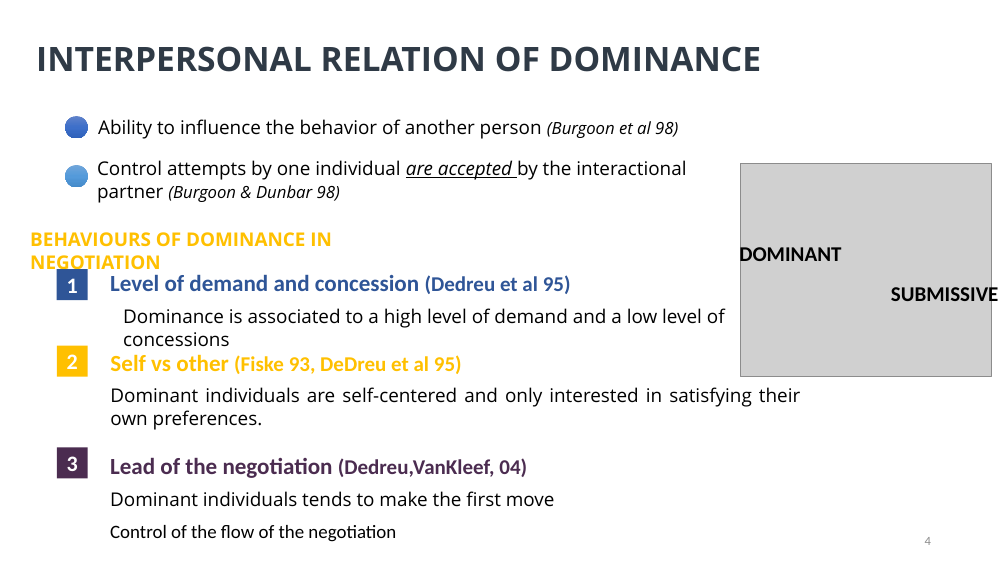
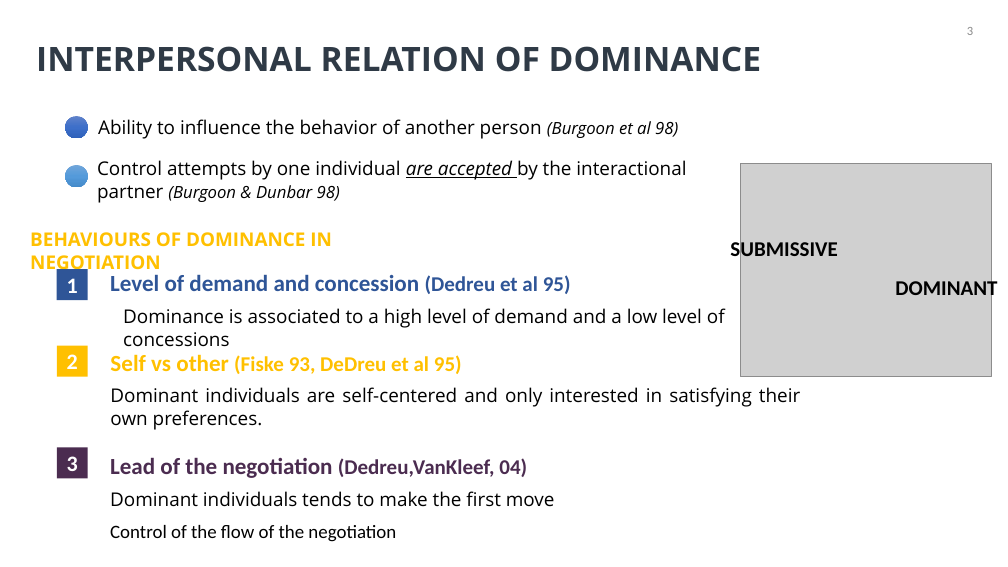
Before and after one commit to Olydia/Discolog, a slide deck: slide 3 of papers/Presentations/intellisys/intellysis.pptx (slide 4 before the commit). Drawn at 1008x567 pixels with LibreOffice and Linux fonts; fonts in the diff are those of the drawing; grey boxes stand for pictures. Boxes give left, top, right and bottom in pixels: in the first picture for what was removed or moved away, otherwise in the second. Text is boxed around its words. In the diff, an @@ line names an element or a change of style, - is before the commit and + after.

```diff
--- a/papers/Presentations/intellisys/intellysis.pptx
+++ b/papers/Presentations/intellisys/intellysis.pptx
@@ page number added at (967,27,973,35), 12 pt, text #8C8C8C @@
+3
@@ text "SUBMISSIVE": place and size @@
-text "SUBMISSIVE" at (891,283,998,307)
+text "SUBMISSIVE" at (730,238,837,262)
@@ text "DOMINANT": place and size @@
-text "DOMINANT" at (739,244,841,268)
+text "DOMINANT" at (895,278,997,302)
@@ page number removed at (925,537,931,545) @@
-4
```
Also in this commit, not shown: 5 other slides changed, 9 slides added, 2 slides removed, 3 other files.
